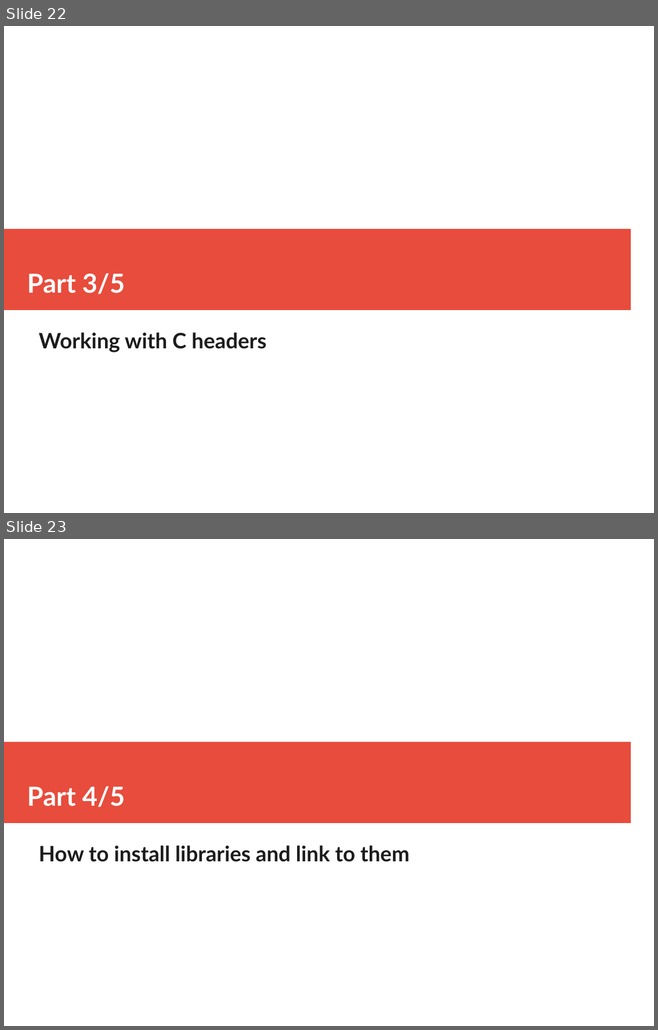
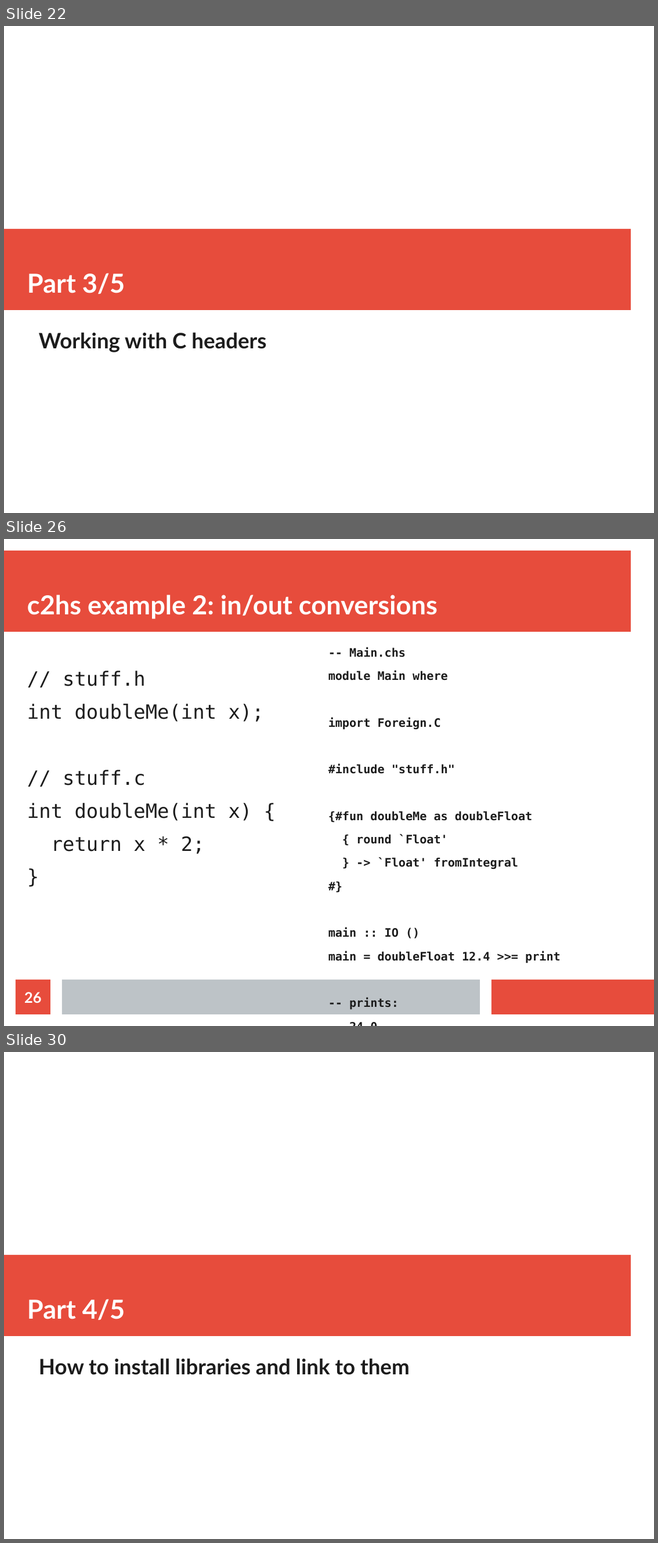
Before and after one commit to mtolly/haskell-c-talk, a slide deck: presentation.odp. Shown one above the other, each under a label of ours: slides 22 and 23 before the commit, slides 22, 26 and 30 after it; the slides between them are not shown. The pictures are 658x1030 and 658x1543 pixels, drawn with LibreOffice and Linux fonts; fonts in the diff are those of the drawing. Boxes give left, top, right and bottom in pixels: in the first picture for what was removed or moved away, otherwise in the second. Text is boxed around its words. In the diff, an @@ line names an element or a change of style, - is before the commit and + after.

Commit message:
Presentation mostly done, c2hs examples

```diff
--- a/presentation.odp
+++ b/presentation.odp
@@ slide 26 added at bbox=[4, 539, 654, 1026], background #FFFFFF @@
@@ rectangle added at bbox=[4, 551, 630, 632], fill #E74C3C @@
@@ title added at bbox=[27, 595, 437, 619], 32 pt, text #FFFFFF, bold @@
+c2hs example 2: in/out conversions
@@ text added at bbox=[328, 647, 560, 964], 14.3 pt, text #1C1C1C, bold @@
+-- Main.chs
+module Main where
+import Foreign.C
+#include "stuff.h"
+{#fun doubleMe as doubleFloat
+{ round `Float'
+} -> `Float' fromIntegral
+#}
+main :: IO ()
+main = doubleFloat 12.4 >>= print
+-- prints:
+-- 24.0
@@ text added at bbox=[27, 671, 264, 854], 24.1 pt, text #1C1C1C @@
+// stuff.h
+int doubleMe(int x);
+// stuff.c
+int doubleMe(int x) {
+return x * 2;
+}
@@ page number added at bbox=[16, 980, 50, 1015], fill #E74C3C, 18 pt, text #FFFFFF, bold @@
+26
@@ rectangle added at bbox=[62, 980, 480, 1015], fill #BDC3C7 @@
@@ rectangle added at bbox=[492, 980, 654, 1015], fill #E74C3C @@
@@ what was slide 23 is now slide 30 @@
```
Also in this commit, not shown: 1 slide changed, 6 other slides added, 14 other files.
